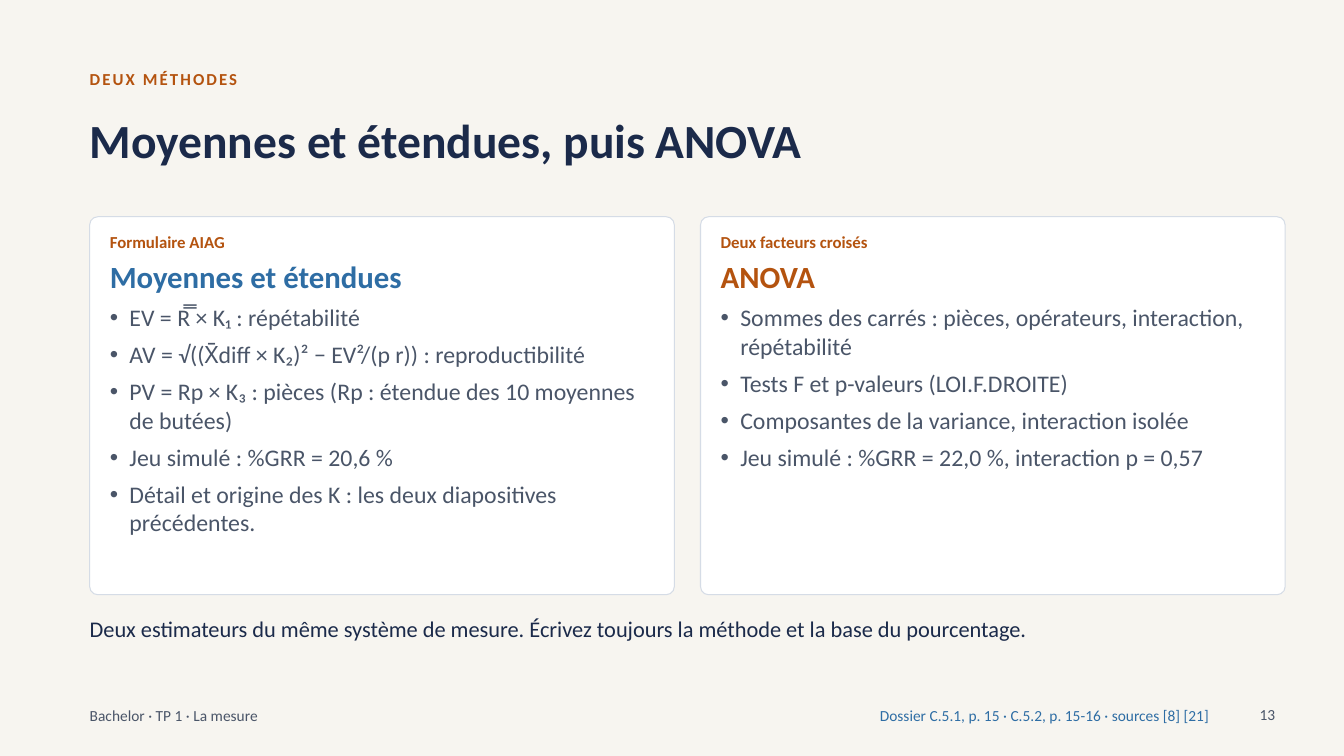
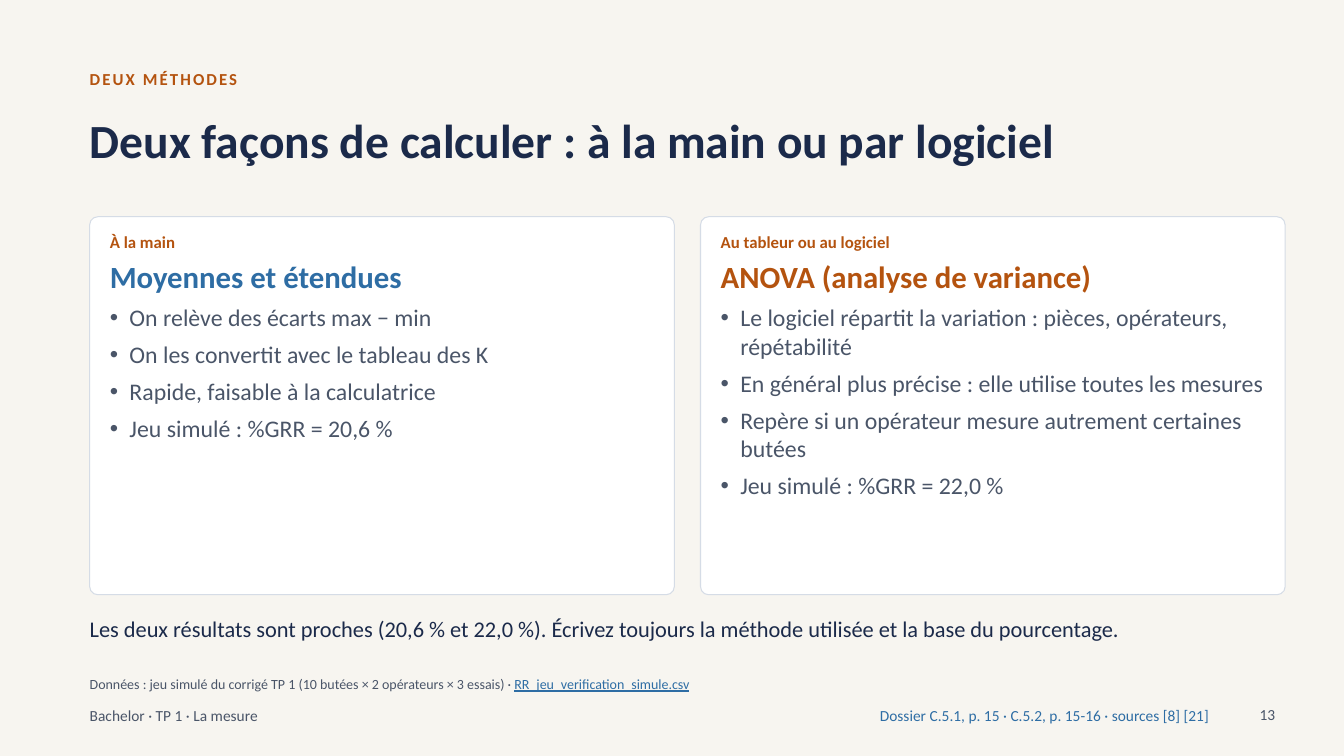
Before and after one commit to sjaubert/000_OI, a slide deck: slide 13 of SPC/Capabilite_SPC_Bachelor.pptx. Drawn at 1344x756 pixels with LibreOffice and Linux fonts; fonts in the diff are those of the drawing. Boxes give left, top, right and bottom in pixels: in the first picture for what was removed or moved away, otherwise in the second. Text is boxed around its words. In the diff, an @@ line names an element or a change of style, - is before the commit and + after.

```diff
--- a/SPC/Capabilite_SPC_Bachelor.pptx
+++ b/SPC/Capabilite_SPC_Bachelor.pptx
@@ title at (x1=90, y1=124, x2=1055, y2=166): text changed @@
-Moyennes et étendues, puis ANOVA
+Deux façons de calculer : à la main ou par logiciel
@@ text at (x1=110, y1=235, x2=175, y2=248): text changed @@
-Formulaire AIAG
+À la main
@@ text at (x1=721, y1=236, x2=1263, y2=497): text changed @@
-Deux facteurs croisés
-ANOVA
-• Sommes des carrés : pièces, opérateurs, interaction, répétabilité
-• Tests F et p-valeurs (LOI.F.DROITE)
-• Composantes de la variance, interaction isolée
-• Jeu simulé : %GRR = 22,0 %, interaction p = 0,57
+Au tableur ou au logiciel
+ANOVA (analyse de variance)
+• Le logiciel répartit la variation : pièces, opérateurs, répétabilité
+• En général plus précise : elle utilise toutes les mesures
+• Repère si un opérateur mesure autrement certaines butées
+• Jeu simulé : %GRR = 22,0 %
@@ text at (x1=129, y1=309, x2=488, y2=404): text changed @@
-• EV = R̿ × K₁ : répétabilité
-• AV = √((X̄diff × K₂)² − EV²/(p r)) : reproductibilité
-• PV = Rp × K₃ : pièces (Rp : étendue des 10 moyennes de butées)
+• On relève des écarts max − min
+• On les convertit avec le tableau des K
+• Rapide, faisable à la calculatrice
@@ text at (x1=129, y1=486, x2=556, y2=535): paragraph removed @@
-• Détail et origine des K : les deux diapositives précédentes.
@@ text at (x1=90, y1=618, x2=1119, y2=641): text changed @@
-Deux estimateurs du même système de mesure. Écrivez toujours la méthode et la base du pourcentage.
+Les deux résultats sont proches (20,6 % et 22,0 %). Écrivez toujours la méthode utilisée et la base du pourcentage.
@@ text added at (x1=90, y1=679, x2=689, y2=692), 10 pt, text #4A5568 @@
+Données : jeu simulé du corrigé TP 1 (10 butées × 2 opérateurs × 3 essais) · RR_jeu_verification_simule.csv
```
Also in this commit, not shown: 23 other slides changed.
